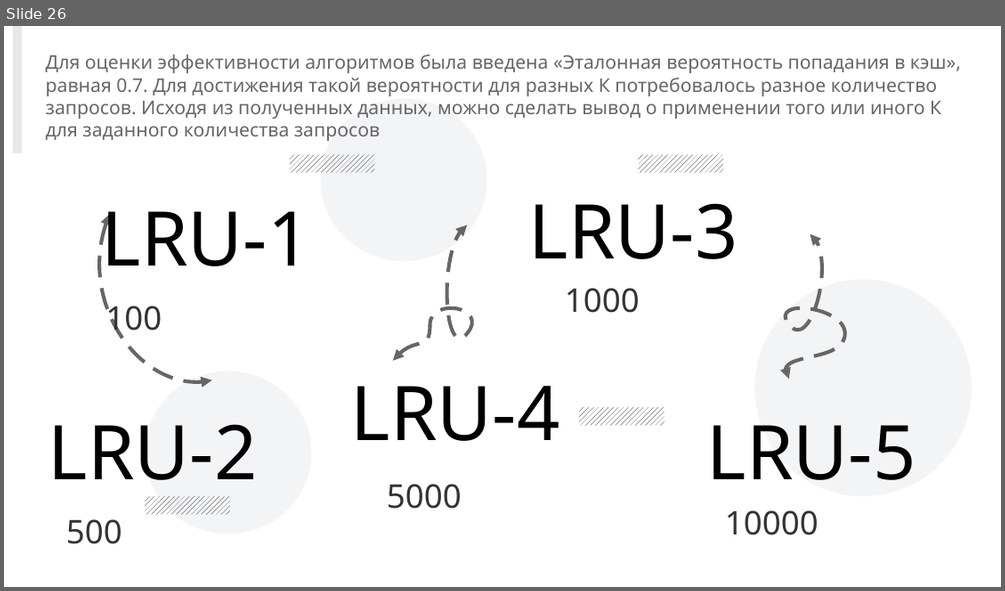
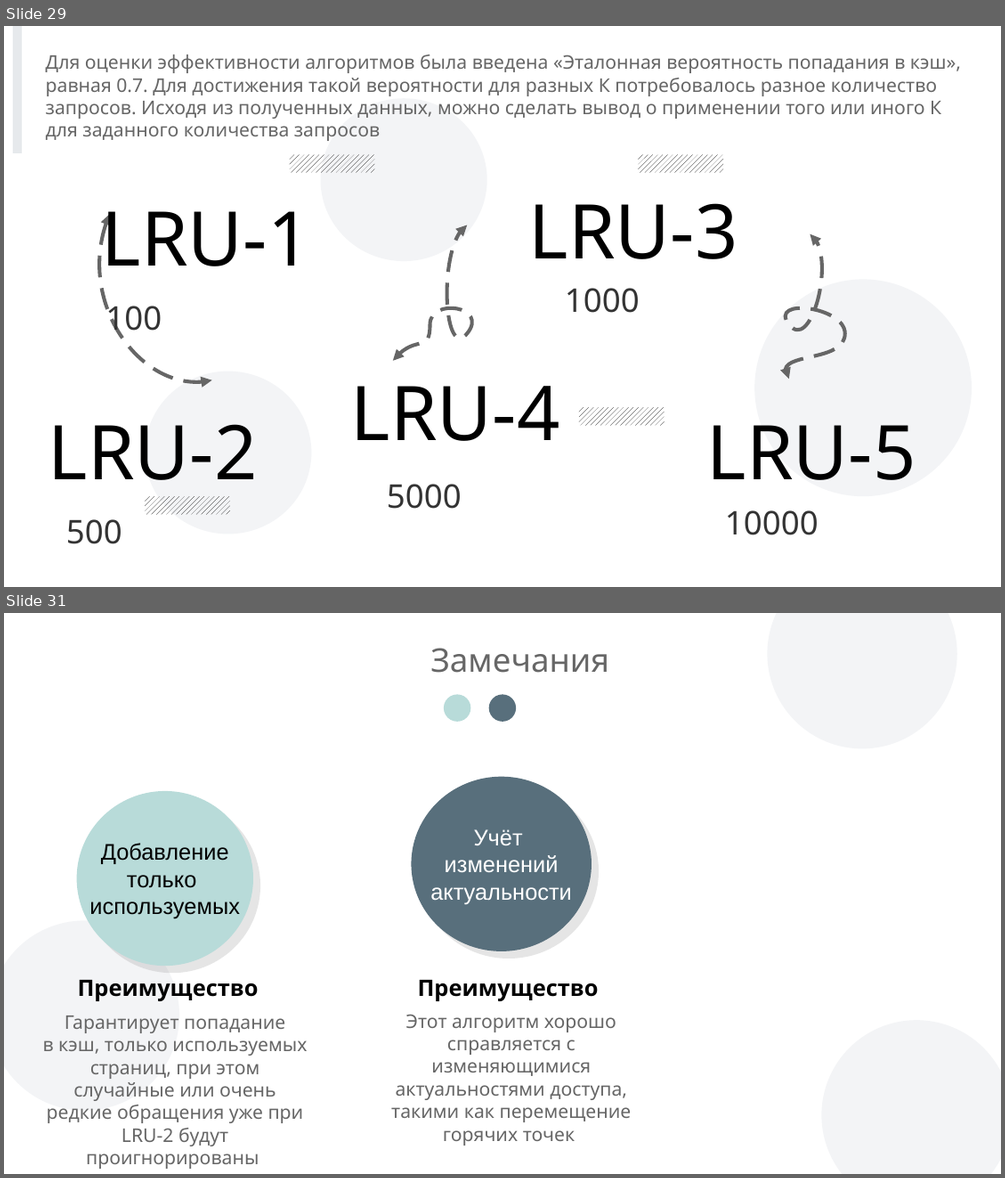
Before and after one commit to andreyStrachuk/LRU-K, a slide deck: Theory/Презентация LRU-K.pptx. Shown one above the other, each under a label of ours: slide 26 before the commit, slides 29 and 31 after it; the slides between them are not shown. The pictures are 1005x591 and 1005x1178 pixels, drawn with LibreOffice and Linux fonts; fonts in the diff are those of the drawing; background and template pictures are left out. Boxes give left, top, right and bottom in pixels: in the first picture for what was removed or moved away, otherwise in the second. Text is boxed around its words. In the diff, an @@ line names an element or a change of style, - is before the commit and + after.

```diff
--- a/Theory/Презентация LRU-K.pptx
+++ b/Theory/Презентация LRU-K.pptx
@@ slide 31 added at [4, 613, 1001, 1174], background #FFFFFF @@
@@ ellipse added at [768, 613, 957, 748], fill #8D99AE at 10% opacity @@
@@ text added at [430, 648, 609, 673], 26 pt, text #666666 @@
+Замечания
@@ ellipse added at [444, 694, 470, 722], fill #B8DBD9 @@
@@ ellipse added at [489, 694, 516, 722], fill #586F7C @@
@@ ellipse added at [76, 791, 252, 965], fill #B8DBD9, 18 pt, text #000000 @@
+Добавление
+только
+используемых
@@ ellipse added at [411, 777, 591, 951], fill #586F7C, 18 pt, text #FFFFFF @@
+Учёт
+изменений
+актуальности
@@ ellipse added at [4, 921, 179, 1111], fill #8D99AE at 10% opacity @@
@@ text added at [78, 980, 259, 1001], 18 pt, text #000000, bold @@
+Преимущество
@@ text added at [418, 980, 599, 1001], 18 pt, text #000000, bold @@
+Преимущество
@@ text added at [43, 1015, 307, 1168], 15 pt, text #666666 @@
+Гарантирует попадание
+в кэш, только используемых страниц, при этом случайные или очень редкие обращения уже при LRU-2 будут проигнорированы
@@ text added at [391, 1013, 631, 1145], 15 pt, text #666666 @@
+Этот алгоритм хорошо справляется с изменяющимися актуальностями доступа, такими как перемещение горячих точек
@@ ellipse added at [822, 1020, 1001, 1174], fill #8D99AE at 10% opacity @@
@@ what was slide 26 is now slide 29 @@
```
Also in this commit, not shown: 19 slides changed, 6 other slides added, 2 slides removed, 1 other file.
